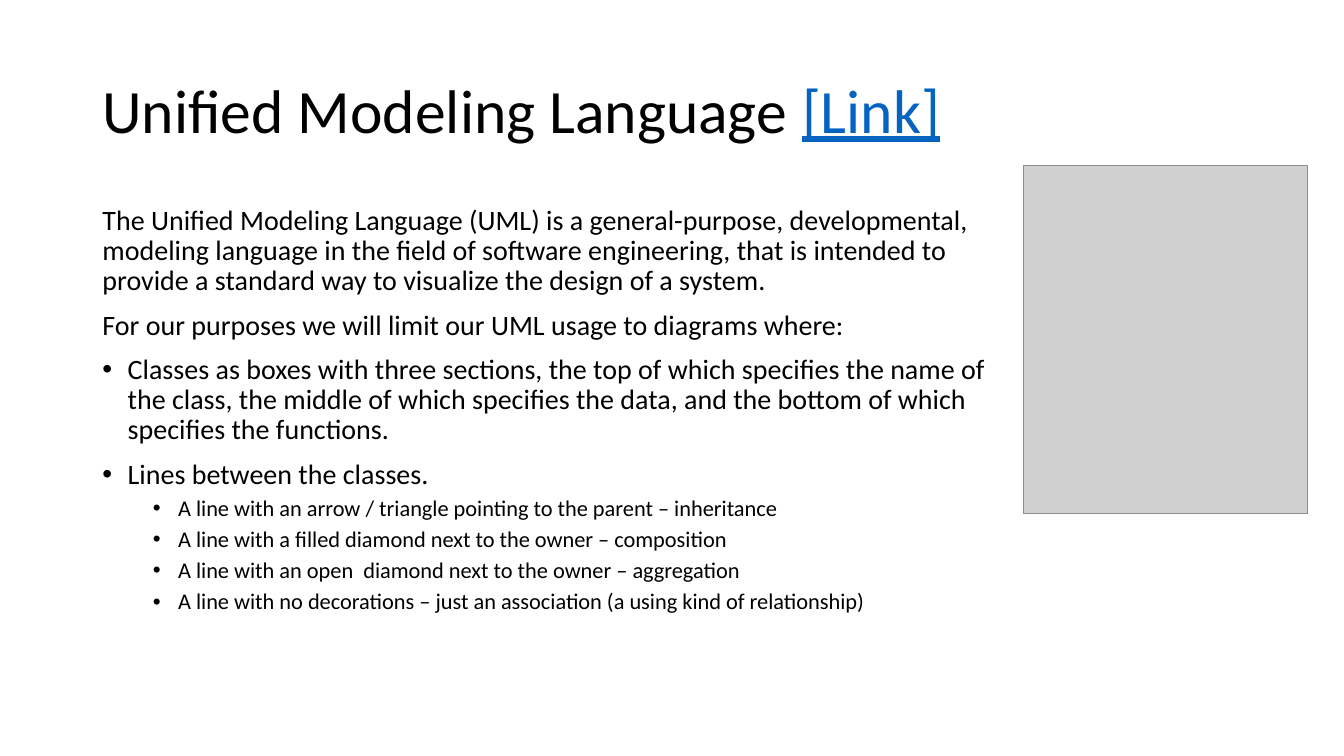
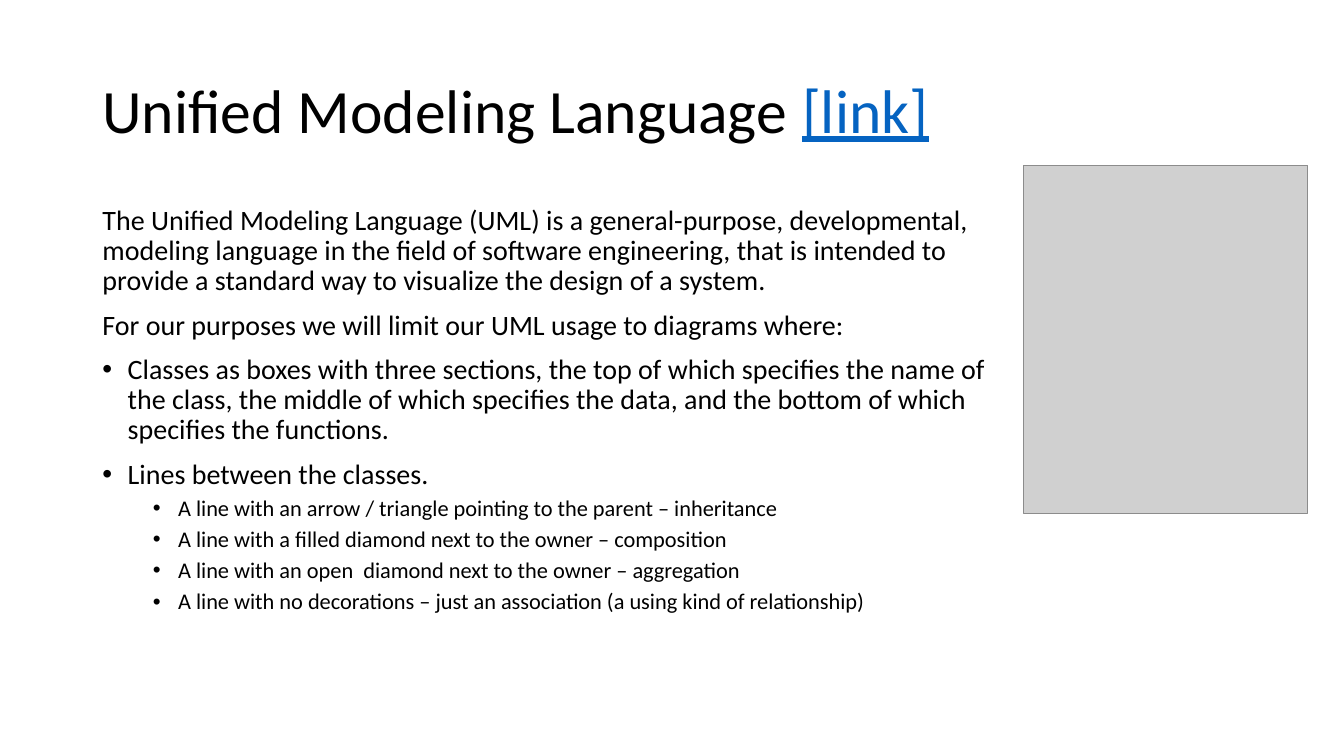
Before and after one commit to EricJPogue/www-epogue-info, a slide deck: slide 25 of CPSC-24500/Week01/2016SpringW01Slides.pptx (slide 22 before the commit). Drawn at 1344x756 pixels with LibreOffice and Linux fonts; fonts in the diff are those of the drawing; grey boxes stand for pictures. Boxes give left, top, right and bottom in pixels: in the first picture for what was removed or moved away, otherwise in the second. Text is boxed around its words. In the diff, an @@ line names an element or a change of style, - is before the commit and + after.

```diff
--- a/CPSC-24500/Week01/2016SpringW01Slides.pptx
+++ b/CPSC-24500/Week01/2016SpringW01Slides.pptx
@@ title at [102,88,928,144]: text changed @@
-Unified Modeling Language [Link]
+Unified Modeling Language [link]
```
Also in this commit, not shown: 16 other slides changed, 16 slides added, 2 slides removed, 5 other files.
